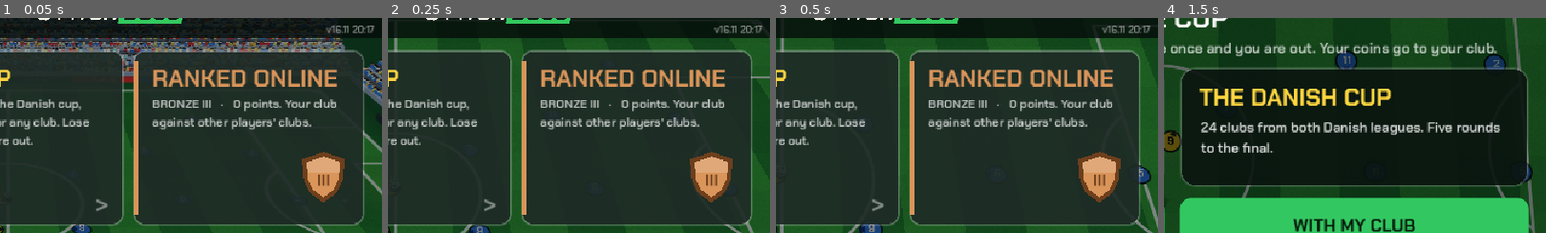
Above: before the commit, frames 1-4 (left to right).
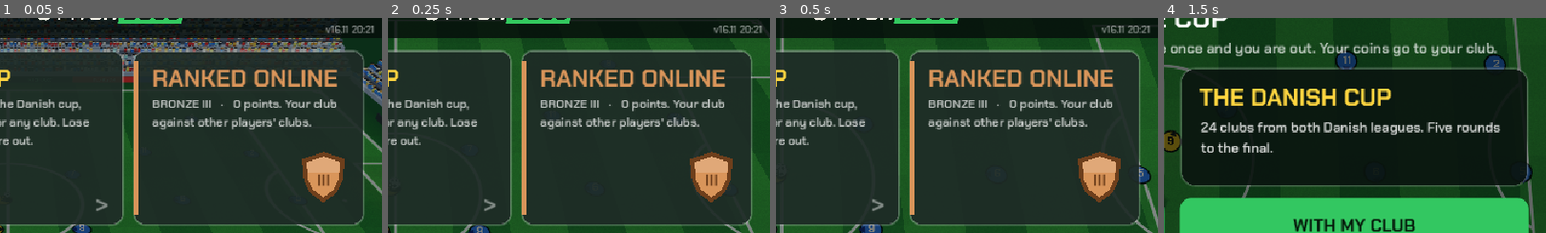
Above: after the commit, the same moments.

Repository: Woodmandk/Mini-Football
Game: Godot game, scene res://main.tscn
The game is run twice, just before and just after one commit, with the same random seed, the same clock (stepped at 60 frames per second) and the same inputs.
Inputs (mouse positions are % of the whole screen's width and height, from its top left):
- Up to frame 1 (0.05 s): no input
- Up to frame 2 (0.25 s): no input
- Up to frame 3 (0.5 s): no input
- Up to frame 4 (1.5 s): click "THE CUP" at 0.5 s; move the mouse to (72, 45) at 1.27 s; hold D from 1.28 s (still down); hold Shift from 1.28 s (still down); click (72, 45) at 1.42 s
The pictures show only the part of the screen within x 49-99%, y 7-57%; the shares and areas given below are measured in that part.

The runs differ from the first frame. In frame 1, 0.2% of the frame differs, in the area x 85-98%, y 3-8%; in frame 2, 0.2%; in frame 3, 0.2%; in frame 4, nothing differs.

Commit message:
3D: the career pays a few coins to your club outside, more for a title, promotion or the cup (v16.11 20:21)
Co-Authored-By: Claude Opus 5.5 <noreply@anthropic.com>
Claude-Session: https://claude.ai/code/session_01PwNi5dfnw6AgQ4ZtYLTxsU

Diff:
--- a/godot3d/main.gd
+++ b/godot3d/main.gd
@@ -799,6 +799,25 @@
 						get_tree().quit()
 						return
 					menu_arg = "sug"
+			if menu_arg == "coinstest":
+				# a whole season won in the career: a few coins a match, a lot for the title, some for the cup
+				start_li = 1
+				_start_mine()
+				var c0 := int(car_main.d["coins"])
+				career_on = true
+				while not car.season_over():
+					score = [3, 0]
+					car_lines = car.finish_match(3, 0, [], [])
+					_car_coins(true)
+				print("COINS season: ", car_lines.slice(car_lines.size() - 2), " outside ", c0, " -> ", int(car_main.d["coins"]))
+				var c1 := int(car_main.d["coins"])
+				while not car.cup_over():
+					score = [2, 0]
+					car_lines = car.cup_finish(2, 0, true)
+					_car_coins(false)
+				print("COINS cup: ", car_lines[car_lines.size() - 1], " outside ", c1, " -> ", int(car_main.d["coins"]), " career money ", car.money(int(car.d["coins"])))
+				get_tree().quit()
+				return
 			if menu_arg == "minetest":
 				# own club outside -> career with my club (own money) -> back out: the club outside is untouched
 				car.d["coins"] = 4321
@@ -4430,9 +4449,11 @@
 			car_main.save()
 			_cm_sync()
 		co_pay = [car.last_coins, _winner() == 0, ([car_lines[2]] if car_lines.size() > 2 else []) + ([car_lines[1]] if car_lines.size() > 1 else [])]
+		_car_coins(false)
 	elif career_on:
 		car_lines = car.finish_match(score[0], score[1], car_goals, sub_played)
 		car_lines.append("%s IN THE TABLE" % Career.ordinal(car.rank_of(int(car.d["club"]))))
+		_car_coins(true)
 		co_pay = [car.last_coins, score[0] > score[1], [car_lines[car_lines.size() - 1], car_lines[1]] + ([str(car.d["note"])] if car.season_over() else [])]
 	hud.show_menu("full", _menu_info())
 
@@ -6831,3 +6852,29 @@
 	sug_prev = ""
 	hud.show_menu(pm, _menu_info())
 	_sug_next()
+
+# The career has its own euros, but your club outside earns a few coins from it too (Daniel): a little for a match,
+# much more for winning the league or the cup, something for going up.
+const CAR_COINS := {"w": 5, "d": 2, "l": 1, "title": 300, "up": 150, "cup": 250}
+
+func _car_coins(league: bool) -> void:
+	if car != carc or cup_mode or not in_career:
+		return
+	var n := 0
+	var why := []
+	var won: bool = score[0] > score[1] or (not league and _winner() == 0)
+	n += int(CAR_COINS["w"]) if won else (int(CAR_COINS["d"]) if score[0] == score[1] else int(CAR_COINS["l"]))
+	if league and car.season_over():
+		var pos: int = car.rank_of(int(car.d["club"]))
+		if pos == 1:
+			n += int(CAR_COINS["title"])
+			why.append("THE TITLE")
+		elif int(car.d.get("move", 0)) < 0:
+			n += int(CAR_COINS["up"])
+			why.append("PROMOTION")
+	if not league and bool(car.cup().get("won", false)) and won:
+		n += int(CAR_COINS["cup"])
+		why.append("THE CUP")
+	car_main.d["coins"] = int(car_main.d["coins"]) + n
+	car_main.save()
+	car_lines.append("+%d COINS FOR YOUR CLUB%s" % [n, (" (" + " + ".join(PackedStringArray(why)) + ")") if not why.is_empty() else ""])
Not shown, changed: godot3d/version.txt
Not shown, changed: 3d/index.pck
